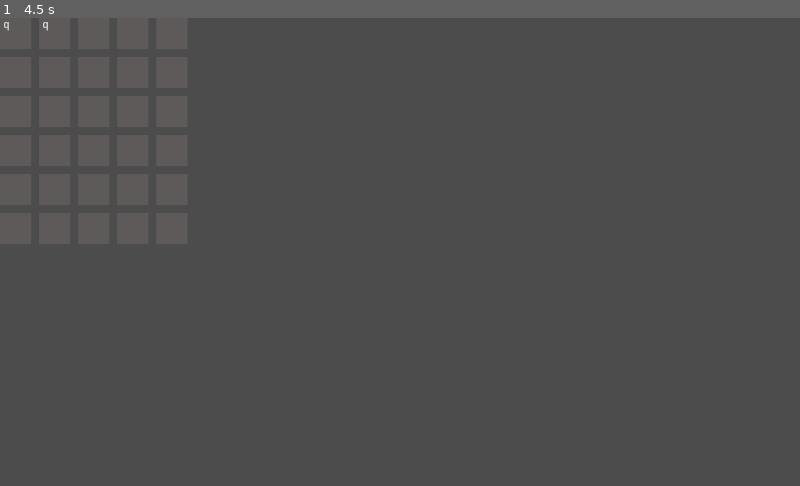
Above: before the commit, frame 1.
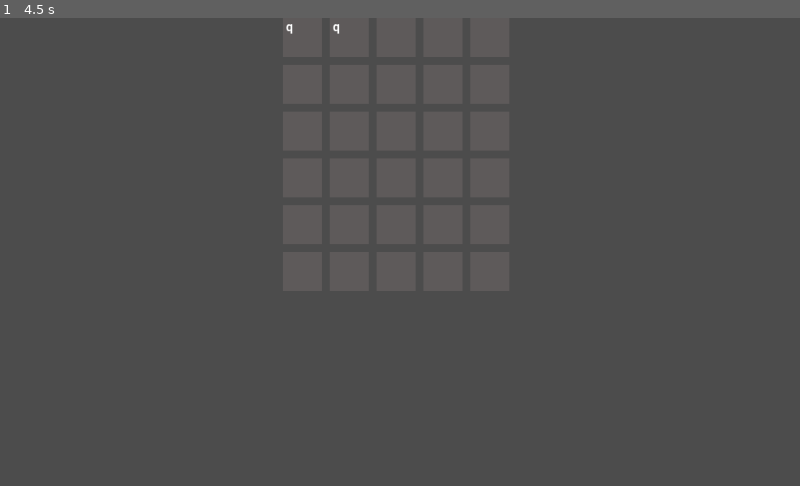
Above: after the commit, the same moment.

Repository: amil-ck/Jujudle
Game: Godot game, scene res://Node2D.tscn
Two runs of this game, one before a commit and one after it. Both use one fixed random seed, a clock stepped at 60 frames per second and the inputs below.
Inputs:
- Up to frame 1 (4.5 s): tap Enter (confirm) at 0.5, 0.6, 1.25, 1.35, 2, 2.3, 2.75, 2.85, 3.5, 3.6, 4.25 s; hold Backspace (backspace) 2.03-4.28 s; tap Q (letters) at 2.1, 4.35 s

The runs differ from the first frame. In frame 1, less than 0.1% of the frame differs, in the area x 0-43%, y 0-4%.

Commit message:
Centered

Diff:
--- a/Godot/Box.tscn
+++ b/Godot/Box.tscn
@@ -39,8 +39,8 @@
 script = ExtResource( 1 )
 
 [node name="ColorRect" type="ColorRect" parent="."]
-margin_right = 40.0
-margin_bottom = 40.0
+margin_right = 50.0
+margin_bottom = 50.0
 color = Color( 0.372549, 0.356863, 0.356863, 1 )
 
 [node name="Label" type="Label" parent="."]
--- a/Godot/Main.gd
+++ b/Godot/Main.gd
@@ -29,8 +29,10 @@
 
 var BOX = load("Box.tscn")
 
-var x_apart = 50
-var y_apart = 50
+var x_offset
+
+var x_apart = 60
+var y_apart = 60
 
 var x_amount = 5
 var y_amount = 6
@@ -53,11 +55,12 @@
 	answer = Set[0]
 	list = Set[1]
 	x_amount = len(answer)
+	x_offset = (get_viewport().size.x / 2) - (x_apart * x_amount / 2)
 	for y in range(y_amount):
 		var y_list = []
 		for x in range(x_amount):
 				var box = BOX.instance()
-				box.position = Vector2((x_apart * x), (y_apart * y))
+				box.position = Vector2(x_offset + (x_apart * x), (y_apart * y))
 				add_child(box)
 
 				y_list.append(box)
@@ -82,8 +85,11 @@
 		guess = getContents(cur_y)
 		var result = check(answer, guess)
 		change_colour(result)
-		cur_y += 1
-		cur_x = 0
+		if cur_y < 5:
+			cur_y += 1
+			cur_x = 0
+		else:
+			$Label.text = "The answer was: " + answer
 
 func replacer(word, index):
 	word[index] = " "
@@ -111,7 +117,7 @@
 
 	for x in range(len(answer)):
 		for y in range(len(answer)):
-			if guess[x] == answer[y]:
+			if guess[x] == answer[y] and result[x] != "red":
 				result[x] = "blue"
 				answer = replacer(answer, y)
 				break
--- /dev/null
+++ b/Godot/default_font.tres
@@ -0,0 +1,6 @@
+[gd_resource type="DynamicFont" load_steps=2 format=2]
+
+[ext_resource path="res://Roboto-Bold.ttf" type="DynamicFontData" id=1]
+
+[resource]
+font_data = ExtResource( 1 )
--- a/Godot/project.godot
+++ b/Godot/project.godot
@@ -17,6 +17,7 @@
 [gui]
 
 common/drop_mouse_on_gui_input_disabled=true
+theme/custom_font="res://default_font.tres"
 
 [input]
 
Not shown, added: Godot/Export/JuJudle.apple-touch-icon.png
Not shown, added: Godot/Export/JuJudle.audio.worklet.js
Not shown, added: Godot/Export/JuJudle.html
Not shown, added: Godot/Export/JuJudle.icon.png
Not shown, added: Godot/Export/JuJudle.js
Not shown, added: Godot/Export/JuJudle.pck
Not shown, added: Godot/Export/JuJudle.png
Not shown, changed: Godot/Export/JuJudle.wasm
Not shown, changed: JuJudle.pck
Not shown, changed: index.html
